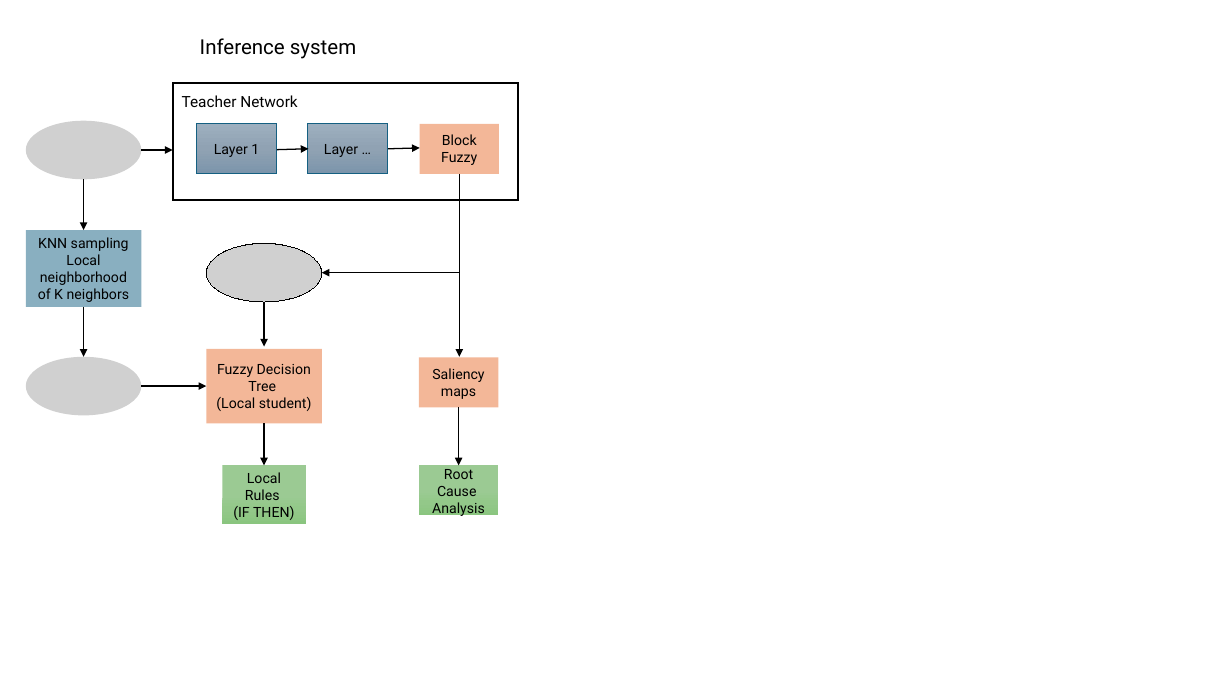
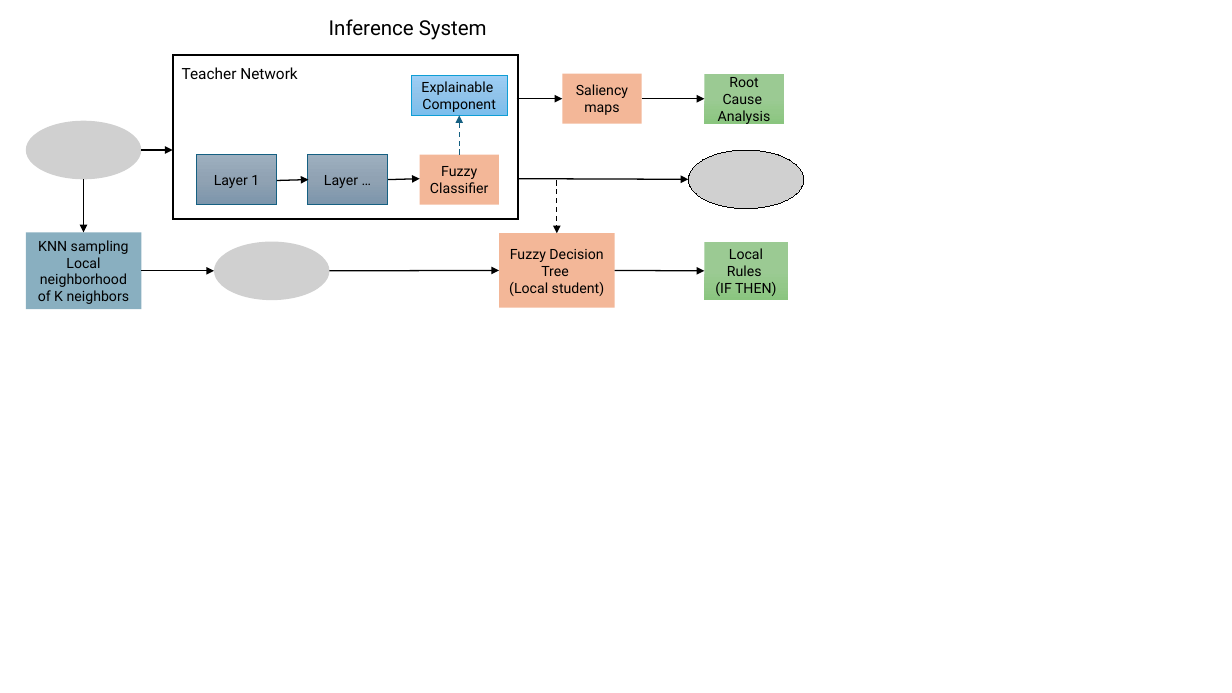
Before and after one commit to katopaulas/Fuzzy-Naval-Prop-Paper, a slide deck: slide 2 of misc_proxeiro/arch_graphs.pptx. Drawn at 1232x693 pixels with LibreOffice and Linux fonts; fonts in the diff are those of the drawing; grey boxes stand for pictures. Boxes give left, top, right and bottom in pixels: in the first picture for what was removed or moved away, otherwise in the second. Text is boxed around its words. In the diff, an @@ line names an element or a change of style, - is before the commit and + after.

```diff
--- a/misc_proxeiro/arch_graphs.pptx
+++ b/misc_proxeiro/arch_graphs.pptx
@@ text at (x1=329, y1=19, x2=487, y2=40): text changed @@
-Inference system
+Inference System
@@ rectangle resized from (x1=173, y1=83, x2=518, y2=201) to (x1=173, y1=55, x2=518, y2=219) @@
@@ text "Teacher Network" moved from (x1=182, y1=95, x2=297, y2=107) to (x1=182, y1=67, x2=297, y2=79) @@
@@ rectangle added at (x1=411, y1=76, x2=507, y2=116), fill gradient #9ECFF5 to #90C4EB to #7CBEED, outline #0F9ED5 1 pt, 11 pt, text #000000 @@
+Explainable
+Component
@@ rectangle "Saliency maps" moved from (x1=419, y1=358, x2=498, y2=408) to (x1=563, y1=74, x2=642, y2=124) @@
@@ rectangle "Root Cause" moved from (x1=419, y1=466, x2=498, y2=516) to (x1=704, y1=74, x2=784, y2=124) @@
@@ arrow added from (459, 154) to (459, 116), #156082 1 pt dashed @@
@@ arrow added from (517, 99) to (563, 99), #000000 1 pt @@
@@ arrow added from (642, 99) to (704, 99), #000000 1 pt @@
@@ text in rectangle at (x1=442, y1=134, x2=477, y2=145): paragraph removed @@
-Block
@@ elbow arrow removed from (459, 174) to (322, 273) @@
@@ 3 rectangles, 2 arrows moved together from (x1=197, y1=124, x2=499, y2=174) to (x1=197, y1=154, x2=499, y2=204) @@
@@ arrow added from (518, 178) to (689, 179), #000000 1 pt @@
@@ picture added at (x1=689, y1=150, x2=804, y2=208) @@
@@ text in rectangle at (x1=430, y1=182, x2=488, y2=193): paragraph added @@
+Classifier
@@ arrow added from (557, 180) to (557, 233), #000000 1 pt dashed @@
@@ rectangle "Fuzzy Decision Tree" moved from (x1=206, y1=349, x2=322, y2=424) to (x1=499, y1=233, x2=615, y2=308) @@
@@ picture moved from (x1=206, y1=243, x2=322, y2=301) to (x1=214, y1=241, x2=330, y2=299) @@
@@ rectangle "Local" moved from (x1=223, y1=466, x2=306, y2=524) to (x1=704, y1=241, x2=787, y2=299) @@
@@ arrow moved from (141, 386) - (206, 386) to (141, 271) - (214, 271) @@
@@ arrow moved from (459, 248) - (459, 357) to (330, 271) - (499, 271) @@
@@ arrow added from (615, 271) to (704, 271), #000000 1 pt @@
@@ arrow removed from (83, 307) to (83, 357) @@
@@ arrow removed from (264, 302) to (264, 347) @@
@@ picture removed at (x1=26, y1=357, x2=141, y2=415) @@
@@ arrow removed from (458, 407) to (458, 466) @@
@@ arrow removed from (264, 423) to (264, 466) @@
```
Also in this commit, not shown: 1 other slide changed, 5 other files.
